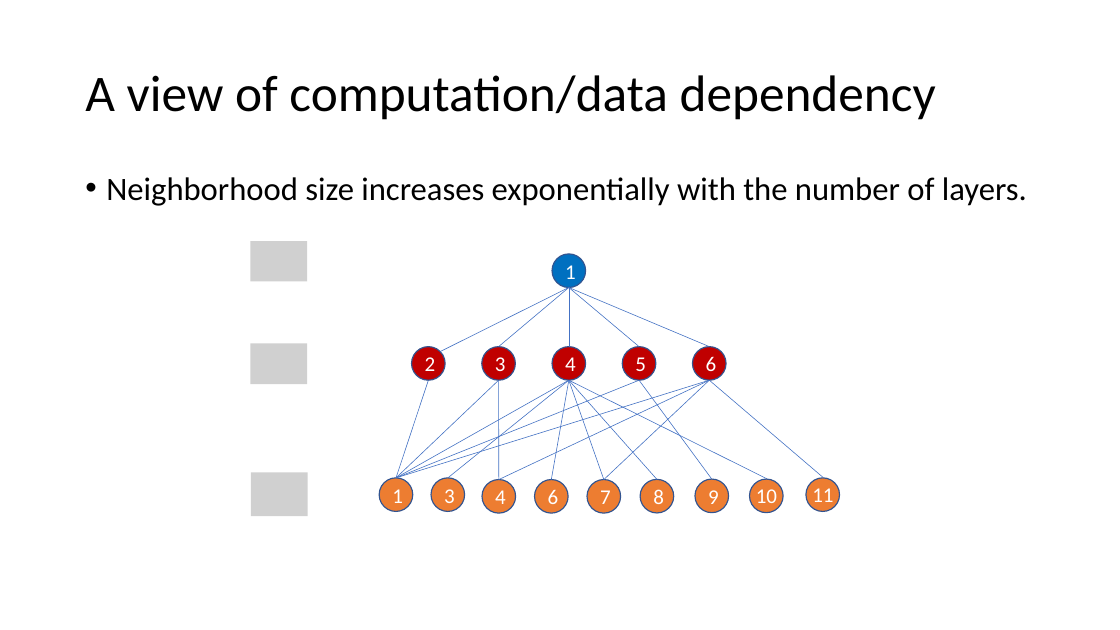
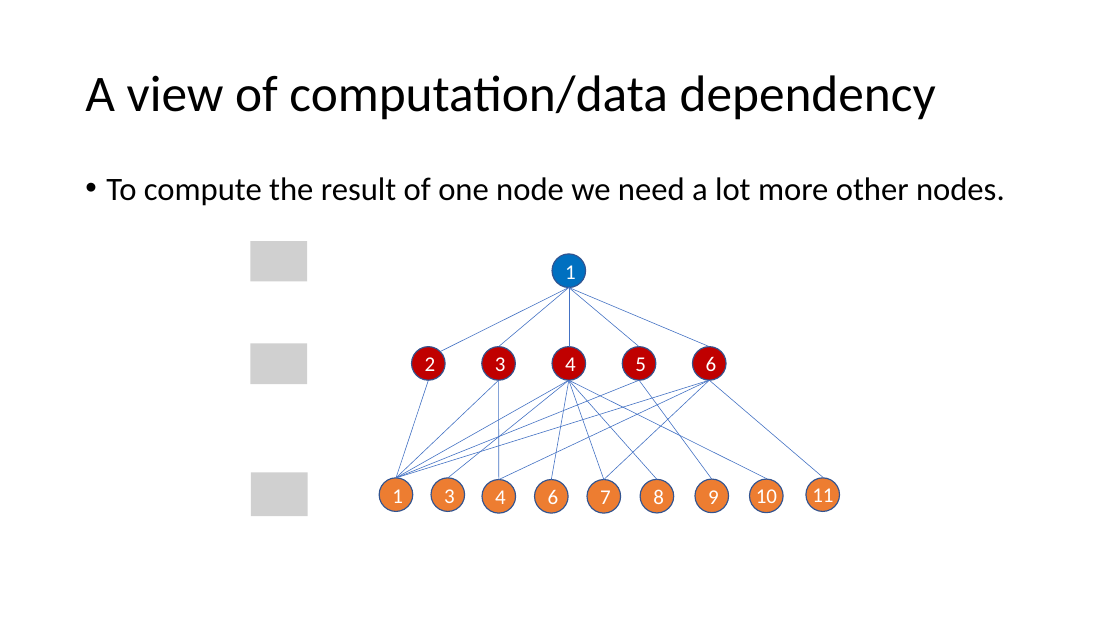
Before and after one commit to dglai/WWW20-Hands-on-Tutorial, a slide deck: slide 15 of large_graphs/sampling.pptx. Drawn at 1120x630 pixels with LibreOffice and Linux fonts; fonts in the diff are those of the drawing; grey boxes stand for pictures. Boxes give left, top, right and bottom in pixels: in the first picture for what was removed or moved away, otherwise in the second. Text is boxed around its words. In the diff, an @@ line names an element or a change of style, - is before the commit and + after.

```diff
--- a/large_graphs/sampling.pptx
+++ b/large_graphs/sampling.pptx
@@ text at [106,177,1005,206]: text changed @@
-• Neighborhood size increases exponentially with the number of layers.
+• To compute the result of one node we need a lot more other nodes.
```
Also in this commit, not shown: 3 other slides changed, 1 slide added, 10 slides removed, 2 other files.
